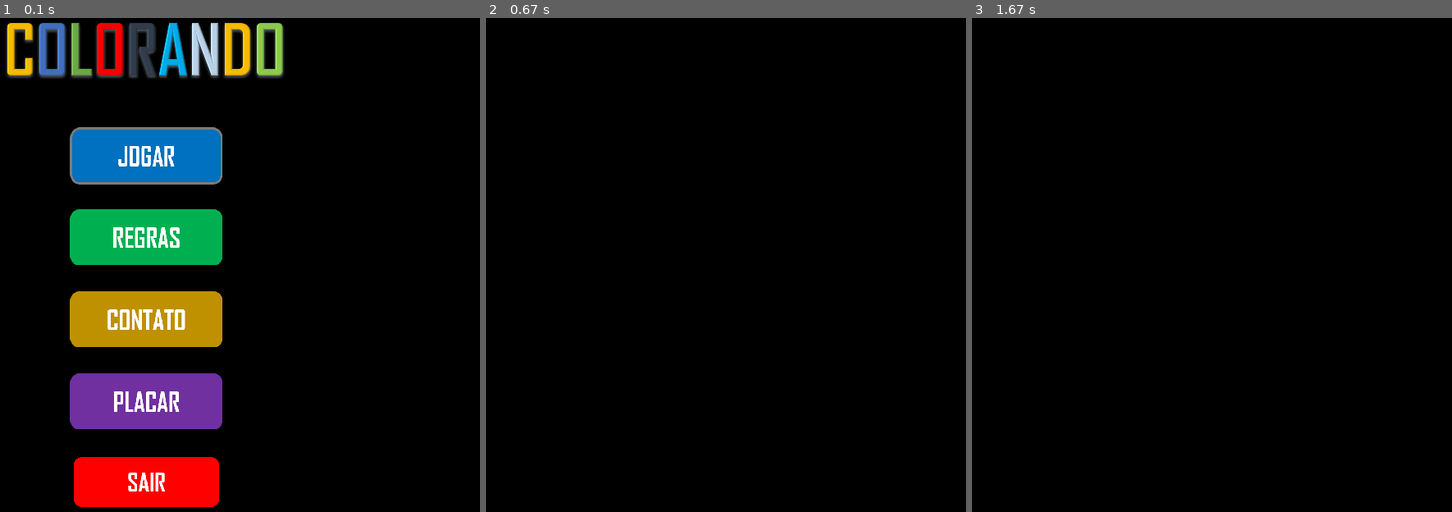
Above: before the commit, frames 1-3 (left to right).
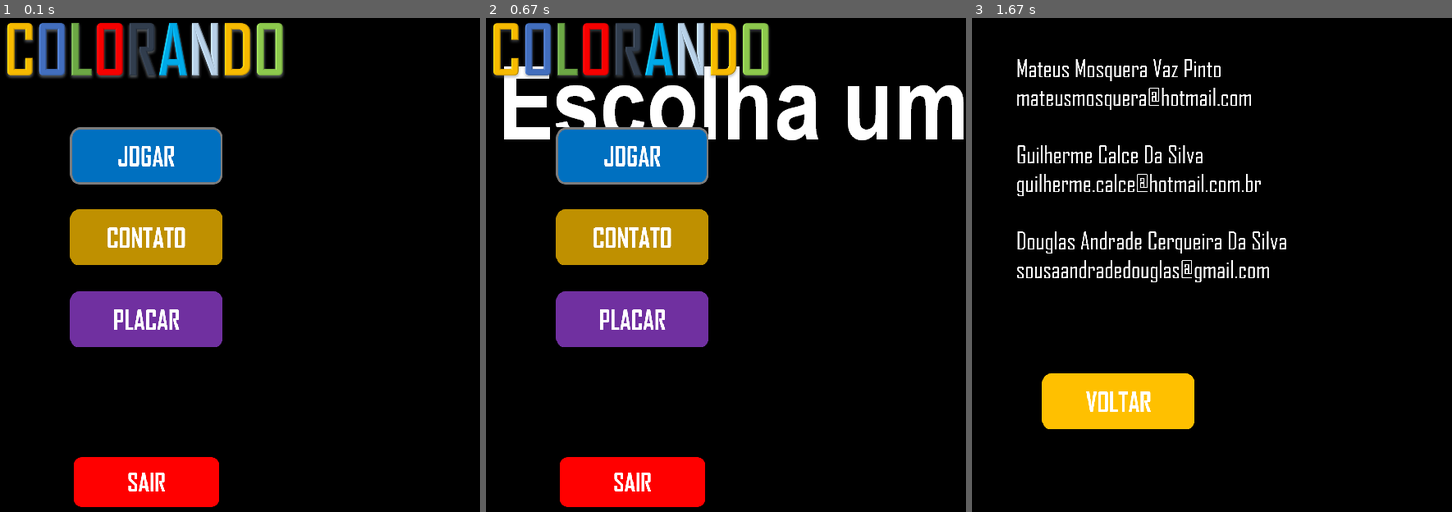
Above: after the commit, the same moments.

Repository: DouglasAndC/GAME-COLORANDO-PYGAME
Game: pygame game, started from Main/menu.py
The game is run twice, just before and just after one commit, with the same random seed, the same clock (stepped at 60 frames per second) and the same inputs.
Inputs (mouse positions are in pixels of both pictures, inside the frame that each line leads up to):
- Up to frame 1 (0.1 s): no input
- Up to frame 2 (0.67 s): press the mouse at (630, 156) at 0.37 s; move the mouse to (644, 289) at 0.47 s; release the mouse at (658, 418) at 0.6 s
- Up to frame 3 (1.67 s): click (1072, 230) at 0.72 s

The runs differ from the first frame. In frame 1, 10% of the frame differs, in the area x 14-47%, y 38-84%; in frame 2, 23%, in the area x 1-100%, y 0-100%; in frame 3, 6.8%.

Commit message:
Fazendo a tela jogar

Diff:
--- a/Main/menu.py
+++ b/Main/menu.py
@@ -5,6 +5,7 @@
 
 screen_largura = 800
 screen_altura = 700
+global cont
 cont = 1
 BLACK = (0,0,0)
 BLUE = (0, 0, 255)
@@ -44,14 +45,12 @@
     btn1 = botoesMenu(BLACK,300,200,372/2,149/2)
     screen.blit(dimensao_botao('btnJogar'),(300,200))
     btn2 = botoesMenu(BLACK,300,300,372/2,149/2)
-    screen.blit(dimensao_botao('btnRegras'),(300,300))
+    screen.blit(dimensao_botao('btnContato'),(300,300))
     btn3 = botoesMenu(BLACK,300,400,372/2,149/2)
-    screen.blit(dimensao_botao('btnContato'),(300,400))
-    btn4 = botoesMenu(BLACK,300,500,372/2,149/2)
-    screen.blit(dimensao_botao('btnPlacar'),(300,500))
-    btn5 = botoesMenu(BLACK,300,600,372/2,149/2)
+    screen.blit(dimensao_botao('btnPlacar'),(300,400))
+    btn4 = botoesMenu(BLACK,300,600,372/2,149/2)
     screen.blit(dimensao_botao('btnSair'),(300,600))
-    return (btn1,btn2,btn3,btn4,btn5)
+    return (btn1,btn2,btn3,btn4)
 
 
 def contatos():
@@ -59,29 +58,45 @@
     novo_aut = pygame.transform.scale(aut,(int(940/2), int(620/2)))
     screen.fill((0, 0, 0))
     screen.blit(novo_aut,(250,100))
-    btn6 = botoesMenu(BLACK,300,600,372/2,149/2)
+
+def botaoVoltar():
+    btn6 = botoesMenu(BLACK,300,500,372/2,149/2)
     screen.blit(dimensao_botao('btnVoltar'),(300,500))
+    if btn6.collidepoint(pos) and pressed1:
+        jogar()
+        pygame.display.flip()
+        menu()
+        pygame.display.flip()
+        return 1
+    else:
+        return 0
+
 
 def primeiro():
     if menu_botoes[0].collidepoint(pos) and pressed1:
         jogar()
-        cont=+1
-    if menu_botoes[1].collidepoint(pos) and pressed1:
+        return 1
+    elif menu_botoes[1].collidepoint(pos) and pressed1:
+        contatos()
+        return 1
+    elif menu_botoes[2].collidepoint(pos) and pressed1:
         jogar()
-        cont=+1
-    if menu_botoes[2].collidepoint(pos) and pressed1:
-        contatos()
-        cont=+1
-    if menu_botoes[3].collidepoint(pos) and pressed1:
-        jogar()
-        cont=+1
-    if menu_botoes[4].collidepoint(pos) and pressed1:
+        return 1
+    elif menu_botoes[3].collidepoint(pos) and pressed1:
         pygame.quit()
         exit()
+    else:
+        return 0
+
 
 
 def jogar():
     screen.fill((0, 0, 0))
+    btn1 = botoesMenu(BLACK,300,400,372/2,149/2)
+    screen.blit(dimensao_botao('btnJogar'),(300,400))
+    tituloJ = pygame.image.load(globals.get_path()+'\\View\\menu\\txtSeuNome.png').convert_alpha()
+    screen.blit(tituloJ,(150,50))
+
 
 menu()
 
@@ -89,11 +104,16 @@
 
 menu_botoes = menu()
 
+tela = True
+
 while True:
     pos = pygame.mouse.get_pos()
     pressed1,pressed2,pressed3 = pygame.mouse.get_pressed()
-    if(cont == 1):
-        primeiro()
+    if cont == 1:
+        cont = cont + primeiro()
+    elif cont == 2:
+        cont = cont - botaoVoltar()
+    print(cont)
     pygame.display.flip()
     for event in pygame.event.get():
         if event.type == QUIT:
Binary file added: View/menu/txtSeuNome.png
